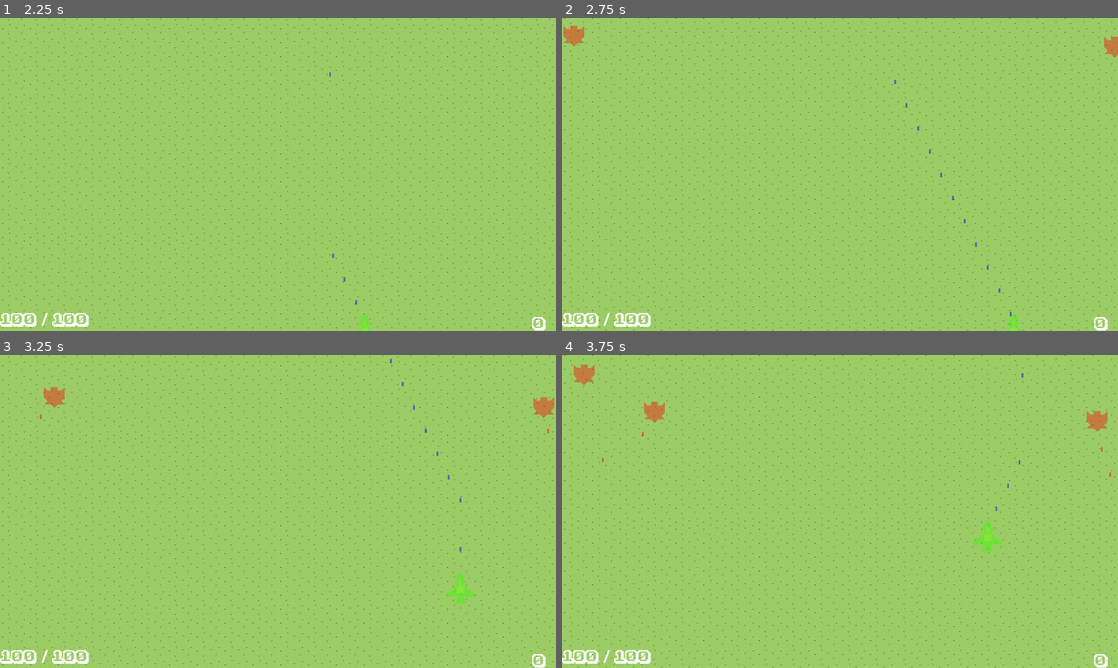
Above: before the commit, frames 1-4 (two rows, left to right).
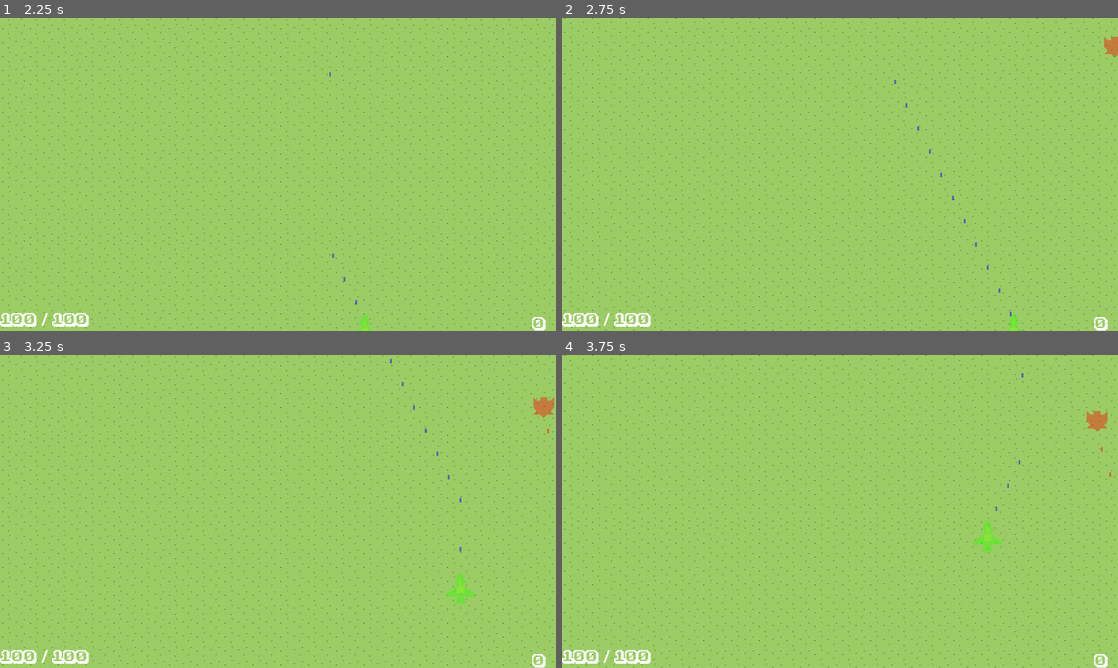
Above: after the commit, the same moments.

Repository: mmyumu/OVNI-godot
Game: Godot game, scene res://shootemup/main.tscn
Same seed, same stepped clock (60 frames per second), same inputs: the game is played once before the commit and once after it. This scene is started directly instead of the project's main scene.
Inputs (mouse positions are in pixels of both pictures, inside the frame that each line leads up to):
- Up to frame 1 (2.25 s): tap Enter at 0.5 s; move the mouse to (400, 158) at 0.52 s; hold Right (move_right) 0.53-1.28 s; hold Space (shoot) 0.53-1.28 s; click (400, 158) at 0.8 s; move the mouse to (166, 190) at 1.27 s; hold Down (move_down) 1.28-2.03 s; click (166, 190) at 1.35 s; tap Space (shoot) at 1.55 s; move the mouse to (333, 105) at 2.02 s; hold Right (move_right) from 2.03 s (still down); hold Space (shoot) from 2.03 s (still down)
- Up to frame 2 (2.75 s): keep holding Right (move_right); keep holding Space (shoot); click (895, 105) at 2.3 s
- Up to frame 3 (3.25 s): move the mouse to (250, 574) at 2.77 s; release Right (move_right) at 2.78 s; release Space (shoot) at 2.78 s; hold Up (move_up) from 2.78 s (still down); click (250, 574) at 2.85 s; tap Space (shoot) at 3.05 s
- Up to frame 4 (3.75 s): move the mouse to (1006, 558) at 3.52 s; release Up (move_up) at 3.53 s; hold Left (move_left) from 3.53 s (still down); hold Space (shoot) from 3.53 s (still down)

Frame 1 is identical in both runs. In frame 2, 0.2% of the frame differs, in the area x 0-4%, y 2-10%; in frame 3, 0.2%; in frame 4, 0.4%, in the area x 2-19%, y 3-35%.

Commit message:
Refactor bases/ships as dictionaries with uuid

Diff:
--- a/data/attack.gd
+++ b/data/attack.gd
@@ -1,5 +1,14 @@
 class_name AttackData extends Resource
 
+const uuid_util = preload('res://addons/uuid/uuid.gd')
+
+enum Status {PLANNED, ON_GOING, OVER}
+
+@export var id: String
 @export var name: String
+@export var status: Status
 @export var datetime: DatetimeData = DatetimeData.new()
 @export var location: Vector2
+
+func _init():
+	id = uuid_util.v4()
--- a/data/base.gd
+++ b/data/base.gd
@@ -6,7 +6,17 @@
 @export var name: String
 @export var location: Vector2
 @export var base_layout: BaseLayoutData = BaseLayoutData.new()
-@export var ships: Array[ShipData] = []
+@export var ships: Array[String] = []
 
 func _init():
 	id = uuid_util.v4()
+
+func get_ships():
+	var ships_to_get: Array[ShipData] = []
+	for ship_id in Saver.data.ships:
+		if ship_id in ships:
+			ships_to_get.append(Saver.data.ships[ship_id])
+	return ships_to_get
+
+func add_ship(ship: ShipData):
+	ships.append(ship.id)
--- a/data/data.gd
+++ b/data/data.gd
@@ -5,7 +5,7 @@
 @export var bases: Dictionary = {}
 @export var mastermind: MasterMindData = MasterMindData.new()
 @export var earth: EarthData = EarthData.new()
-
+@export var ships: Dictionary = {}
 
 func get_data_name():
 	if len(bases) > 0:
@@ -15,3 +15,20 @@
 
 func add_base(base: BaseData):
 	bases[base.id] = base
+
+func add_ship(ship: ShipData):
+	ships[ship.id] = ship
+
+func get_bases():
+	var bases_to_get: Array[BaseData] = []
+	for base_id in bases:
+		var base: BaseData = bases[base_id]
+		bases_to_get.append(base)
+	return bases_to_get
+
+func get_ships():
+	var ships_to_get: Array[ShipData] = []
+	for ship_id in ships:
+		var ship: ShipData = ships[ship_id]
+		ships_to_get.append(ship)
+	return ships_to_get
--- a/data/mastermind.gd
+++ b/data/mastermind.gd
@@ -2,9 +2,20 @@
 
 @export var location: Vector2
 @export var destination: Vector2
-@export var attacks_planned: Array[AttackData] = []
-@export var attacks_ongoing: Array[AttackData] = []
-@export var attacks_over: Array[AttackData] = []
+@export var attacks: Array[AttackData] = []
 
 func get_attack_number():
-	return len(attacks_planned) + len(attacks_ongoing) + len(attacks_over)
+	return len(attacks) + 1
+
+func get_attacks_planned():
+	return self._get_attacks(AttackData.Status.PLANNED)
+
+func get_attacks_ongoing():
+	return self._get_attacks(AttackData.Status.ON_GOING)
+
+func _get_attacks(status: AttackData.Status):
+	var attacks_to_get: Array[AttackData] = []
+	for attack in attacks:
+		if attack.status == status:
+			attacks_to_get.append(attack)
+	return attacks_to_get
--- a/data/ship.gd
+++ b/data/ship.gd
@@ -1,18 +1,24 @@
 class_name ShipData extends Resource
 
+const uuid_util = preload('res://addons/uuid/uuid.gd')
+
+@export var id: String
 @export var name: String = "Placeholder"
 @export var hangared: bool = true
 @export var location: Vector2 = Vector2.ZERO
 @export var attack: AttackData
 @export var rotation: float = 0.
-@export var base_id: String
+@export var base: BaseData
 @export var speed: float = 0.05
-@export var is_standing_by: bool = true
+@export var destination: Resource
+
+func _init():
+	id = uuid_util.v4()
 
 func compute_eta(destination: Vector2) -> DatetimeData:
 	var current_location = location
 	if hangared:
-		current_location = get_base().location
+		current_location = base.location
 
 	var distance = current_location.distance_to(destination)
 
@@ -33,22 +39,36 @@
 
 	return eta
 
-func get_base() -> BaseData:
-	return Saver.data.bases[base_id]
-
 func move():
 	hangared = false
-	is_standing_by = false
 
-func stands_by():
-	is_standing_by = true
+func parks():
+	print("Ship %s parks in base %s" % [name, base.name])
+	hangared = true
 
 func set_attack(attack_to_set: AttackData):
 	attack = attack_to_set
+	set_destination(attack_to_set)
+
+func get_current_destination():
+	if at_current_destination():
+		return null
+
+	return get_destination()
+
+func set_destination(destination_to_set: Resource):
+	destination = destination_to_set
 
 func get_destination():
-	if is_standing_by:
-		return null
+	if destination and "location" in destination:
+		return destination
+	return null
 
-	if attack:
-		return attack.location
+func at_destination(destination_to_check: Resource):
+	if "location" in destination_to_check:
+		return abs(location.x - destination_to_check.location.x) < 1 and abs(location.y - destination_to_check.location.y) < 1
+	return false
+
+func at_current_destination():
+	var dest = get_destination()
+	return get_destination() and at_destination(dest)
--- a/game_slots/game_slot.gd
+++ b/game_slots/game_slot.gd
@@ -15,9 +15,9 @@
 		$EmptySlot.visible = false
 		$Slot.visible = true
 
-		$Slot/MarginContainer/VBoxContainer/Name.text = Saver.get_data(slot_number).get_data_name()
+		$Slot/MarginContainer/VBoxContainer/Name.text = data.get_data_name()
 
-		var datetime: DatetimeData = Saver.get_data(slot_number).datetime
+		var datetime: DatetimeData = data.datetime
 		$Slot/MarginContainer/VBoxContainer/Date.text = datetime.get_datetime_str()
 	else:
 		$EmptySlot.visible = true
--- a/global.gd
+++ b/global.gd
@@ -1,8 +1,11 @@
 extends Node
 
 var current_base: BaseData
+var current_attack: AttackData
+var current_ship: ShipData
 var last_menu_button_path: NodePath
 var last_time_factor: float
+
 
 func get_current_base():
 	if current_base:
--- a/global/earth_layout.gd
+++ b/global/earth_layout.gd
@@ -28,14 +28,13 @@
 	mouse_pos = to_local(get_global_mouse_position())
 	$Cursor.visible = false
 
-	for base_id in Saver.data.bases:
-		var base: BaseData = Saver.data.bases[base_id]
+	for base in Saver.data.get_bases():
 		add_base(base)
 
-		for ship in base.ships:
+		for ship in base.get_ships():
 			add_ship(ship)
 
-	for attack in Saver.data.mastermind.attacks_ongoing:
+	for attack in Saver.data.mastermind.get_attacks_ongoing():
 		add_attack(attack)
 
 	if $Area2D.overlaps_area($Cursor/Area2D):
@@ -104,15 +103,16 @@
 
 func _on_new_base_dialog_confirmed(base_name):
 	var ship: ShipData = ShipData.new()
+	Saver.data.add_ship(ship)
 	ship.name = "Raptor"
 	ship.hangared = true
 
 	var base: BaseData = BaseData.new()
 	base.name = base_name
 	base.location = Vector2(to_local(last_mouse_pos))
-	base.ships.append(ship)
-
-	ship.base_id = base.id
+	base.add_ship(ship)
+
+	ship.base = base
 	ship.location = base.location
 
 	Saver.data.add_base(base)
@@ -186,7 +186,7 @@
 
 func add_ship(ship: ShipData):
 	var ship_icon = ship_icon_scene.instantiate()
-	ship_icon.name = "%s_%s_%s" % [ship_icon.name, ship.get_base().name, ship.name]
+	ship_icon.name = "%s_%s_%s" % [ship_icon.name, ship.base.name, ship.name]
 	ship_icon.set_ship(ship)
 	add_child(ship_icon)
 
--- a/global/event_info_panel.tscn
+++ b/global/event_info_panel.tscn
@@ -21,6 +21,7 @@
 shadow_offset = Vector2(3, 3)
 
 [node name="EventInfoPanel" type="Node2D"]
+z_index = 4000
 script = ExtResource("1_2o3pn")
 
 [node name="PanelContainer" type="PanelContainer" parent="."]
--- a/global/icons/base_icon.gd
+++ b/global/icons/base_icon.gd
@@ -37,11 +37,12 @@
 	for mini_icon in $VBoxContainer/MiniIcons.get_children():
 		mini_icon.queue_free()
 
-	if base and base.ships:
-		for ship in base.ships:
+	if base:
+		for ship in base.get_ships():
 			if ship.hangared:
 				var ship_mini_icon = ship_mini_icon_scene.instantiate()
 				$VBoxContainer/MiniIcons.add_child(ship_mini_icon)
+				break
 
 func _draw():
 	if highlighted:
--- a/global/main.gd
+++ b/global/main.gd
@@ -13,7 +13,6 @@
 	Input.set_mouse_mode(Input.MOUSE_MODE_VISIBLE)
 	await get_tree().create_timer(0.1).timeout
 	$GlobalMenu/BasesSubMenu.build()
-#	$GlobalMenu/EventShipsSubMenu.build()
 	$GlobalMenu.enable()
 
 func _on_day_changed(date: DatetimeData):
@@ -41,5 +40,12 @@
 	$EarthLayout.hide_event_info(ship, attack)
 
 func _on_event_ships_sub_menu_menu_object_pressed(menu_button, ship: ShipData, attack: AttackData):
-	ship.set_attack(attack)
-	ship.move()
+	if ship.at_destination(attack):
+		Global.last_time_factor = Datetimer.time_factor
+		Datetimer.time_factor = 1.
+		Global.current_attack = attack
+		Global.current_ship = ship
+		get_tree().change_scene_to_file("res://shootemup/main.tscn")
+	else:
+		ship.set_attack(attack)
+		ship.move()
--- a/global/menus/attacks_sub_menu.gd
+++ b/global/menus/attacks_sub_menu.gd
@@ -1,9 +1,9 @@
 extends SubMenu
 
-func get_menu_data() -> Array[MenuDatum]:
+func get_menu_data(parent_object: Object) -> Array[MenuDatum]:
 	var menu_data: Array[MenuDatum] = []
 
-	for attack in Saver.data.mastermind.attacks_ongoing:
+	for attack in Saver.data.mastermind.get_attacks_ongoing():
 		var menu_datum: MenuDatum = MenuDatum.new()
 		menu_datum.object = attack
 		menu_datum.button_name = attack.name
--- a/global/menus/bases_sub_menu.gd
+++ b/global/menus/bases_sub_menu.gd
@@ -3,11 +3,10 @@
 func grab_default_focus():
 	$NewBase.grab_focus()
 
-func get_menu_data() -> Array[MenuDatum]:
+func get_menu_data(parent_object: Object) -> Array[MenuDatum]:
 	var menu_data: Array[MenuDatum] = []
 
-	for base_id in Saver.data.bases:
-		var base = Saver.data.bases[base_id]
+	for base in Saver.data.get_bases():
 		var menu_datum: MenuDatum = MenuDatum.new()
 		menu_datum.object = base
 		menu_datum.button_name = base.name
--- a/global/menus/event_ships_sub_menu.gd
+++ b/global/menus/event_ships_sub_menu.gd
@@ -1,13 +1,20 @@
 extends SubMenu
 
-func get_menu_data() -> Array[MenuDatum]:
+func _ready():
+	pass
+
+func get_menu_data(parent_object: Object) -> Array[MenuDatum]:
 	var menu_data: Array[MenuDatum] = []
-	for base_id in Saver.data.bases:
-		var base = Saver.data.bases[base_id]
-		for ship in base.ships:
+	for base in Saver.data.get_bases():
+		for ship in base.get_ships():
 			var menu_datum = MenuDatum.new()
 			menu_datum.object = ship
 			menu_datum.button_name = "%s_%s" % [base.name, ship.name]
 			menu_datum.button_text = "%s: %s" % [base.name, ship.name]
+			menu_datum.font_color = Color.WHITE
+
+			if ship.at_destination(parent_object):
+				menu_datum.font_color = Color.DARK_RED
+
 			menu_data.append(menu_datum)
 	return menu_data
--- a/global/menus/global_menu.gd
+++ b/global/menus/global_menu.gd
@@ -65,7 +65,7 @@
 	Saver.save_data()
 	get_tree().change_scene_to_file("res://menu.tscn")
 
-func _on_bases_sub_menu_menu_object_pressed(menu_button: MenuObjectButton, base: BaseData, parent_object: Object):
+func _on_bases_sub_menu_menu_object_pressed(menu_button: MenuObjectButton, base: BaseData, _parent_object: Object):
 	Global.current_base = base
 	Global.last_menu_button_path = menu_button.get_path()
 	Global.last_time_factor = Datetimer.time_factor
@@ -78,8 +78,8 @@
 
 func _on_attacks_sub_menu_menu_object_pressed(menu_button, object, parent_object):
 	hide_all_menus()
-	$EventShipsSubMenu.build()
-	$EventShipsSubMenu.display(object)
+	$EventShipsSubMenu.build(object)
+	$EventShipsSubMenu.display()
 
 func _on_bases_sub_menu_back_pressed():
 	display_root_menu()
--- a/global/menus/sub_menu.gd
+++ b/global/menus/sub_menu.gd
@@ -15,23 +15,25 @@
 func _ready():
 	build()
 
-func display(parent_object_to_set: Object = null):
-	parent_object = parent_object_to_set
+func display():
 	show()
 	grab_default_focus()
 
-func get_menu_data() -> Array[MenuDatum]:
+func get_menu_data(parent_object: Object) -> Array[MenuDatum]:
 	return []
 
 func grab_default_focus():
-	first_button.grab_focus()
+	if first_button:
+		first_button.grab_focus()
 
-func build():
+func build(parent_object_to_set: Object = null):
+	parent_object = parent_object_to_set
 	var previous_menu_button: Button
 	first_button = $Back
 
 	var i = 0
-	for datum in self.get_menu_data():
+	for datum in self.get_menu_data(parent_object):
+		var create_child = false
 		var menu_object_button = find_child(datum.button_name, true, false)
 		if not menu_object_button:
 			menu_object_button = menu_object_button_scene.instantiate()
@@ -42,6 +44,13 @@
 			menu_object_button.menu_object_focus_entered.connect(_on_menu_object_focus_entered)
 			menu_object_button.menu_object_focus_exited.connect(_on_menu_object_focus_exited)
 
+			create_child = true
+
+		if datum.font_color:
+			menu_object_button.set("theme_override_colors/font_color", datum.font_color)
+			menu_object_button.set("theme_override_colors/font_focus_color", datum.font_color)
+
+		if create_child:
 			add_child(menu_object_button)
 			move_child(menu_object_button, i + menu_offset)
 
--- a/global/new_base_dialog.gd
+++ b/global/new_base_dialog.gd
@@ -48,8 +48,7 @@
 		$CanvasLayer/VBoxContainer/ErrorLabel.text = "Please choose a base name"
 		return false
 
-	for base_id in Saver.data.bases:
-		var base = Saver.data.bases[base_id]
+	for base in Saver.data.get_bases():
 		if base.name.to_lower() == $CanvasLayer/VBoxContainer/LineEdit.text.to_lower():
 			$CanvasLayer/VBoxContainer/ErrorLabel.text = "Base name already exists"
 			return false
--- a/project.godot
+++ b/project.godot
@@ -12,7 +12,7 @@
 
 config/name="Ovni"
 run/main_scene="res://menu.tscn"
-config/features=PackedStringArray("4.1", "Forward Plus")
+config/features=PackedStringArray("4.2", "Forward Plus")
 config/icon="res://icon.svg"
 
 [autoload]
--- a/saver.gd
+++ b/saver.gd
@@ -42,15 +42,18 @@
 func erase_data(index):
 	if index >= 0 and index < len(slots):
 		var dir = DirAccess.open(root_folder)
+		print("Trying to remove %s" % slots[index])
 		if dir and dir.file_exists(slots[index]):
 			dir.remove(slots[index])
+			print("%s removed" % slots[index])
 
 func save_data_to_filename(data_to_save, filename):
 	var result = ResourceSaver.save(data_to_save, filename)
 	assert(result == OK)
 
 func get_data_from_filename(file_name):
-	if ResourceLoader.exists(file_name):
+	if FileAccess.file_exists(file_name) and ResourceLoader.exists(file_name):
+		print("Loading data from %s" % file_name)
 		var loaded_data = ResourceLoader.load(file_name)
 		if loaded_data is Data:
 			return loaded_data
--- a/shootemup/levels/scenarios/scenario01.gd
+++ b/shootemup/levels/scenarios/scenario01.gd
@@ -1,6 +1,4 @@
-extends Scenario
-
-var step: float = -1
+extends SteppedScenario
 
 func _ready():
 	super._ready()
@@ -29,13 +27,3 @@
 	elif step == 2.5:
 		if $FighterSpawnerTop.is_depleted() and $FighterSpawnerLeft.is_depleted() and $FighterSpawnerRight.is_depleted():
 			scenario_completed.emit()
-
-func start():
-	set_step(0)
-
-func stop():
-	pass
-
-func set_step(step_number):
-	step = step_number
-	print("Scenario: %s -> set step to %s" % [name, step])
--- /dev/null
+++ b/shootemup/levels/scenarios/scenario_debug.gd
@@ -0,0 +1,14 @@
+extends SteppedScenario
+
+func _ready():
+	super._ready()
+
+func _process(delta):
+	super._process(delta)
+
+	if step == 0:
+		$FighterSpawnerRight.start()
+		set_step(0.5)
+	elif step == 0.5:
+		if $FighterSpawnerRight.is_depleted():
+			scenario_completed.emit()
--- /dev/null
+++ b/shootemup/levels/scenarios/scenario_debug.tscn
@@ -0,0 +1,17 @@
+[gd_scene load_steps=6 format=3 uid="uid://b465uy2qffjq7"]
+
+[ext_resource type="Script" path="res://shootemup/levels/scenarios/scenario_debug.gd" id="1_klg3f"]
+[ext_resource type="PackedScene" uid="uid://vtfrt2arq76r" path="res://shootemup/levels/spawners/spawner.tscn" id="2_f04cl"]
+[ext_resource type="PackedScene" uid="uid://16f74as41n6i" path="res://shootemup/units/enemies/fighter_enemy.tscn" id="3_aaof8"]
+[ext_resource type="PackedScene" uid="uid://ctcqt23i86kfk" path="res://shootemup/units/enemies/burst_fighter_enemy.tscn" id="4_etyhk"]
+[ext_resource type="PackedScene" uid="uid://yj50gy0yj403" path="res://shootemup/levels/spawners/single_spawner_behavior.tscn" id="5_ba7kh"]
+
+[node name="Scenario01" type="Node2D"]
+script = ExtResource("1_klg3f")
+
+[node name="FighterSpawnerRight" parent="." instance=ExtResource("2_f04cl")]
+position = Vector2(1312, -100)
+polygon = PackedVector2Array(0, -4, 100, -4, 100, 100, 0, 100)
+enemies_scenes = Array[PackedScene]([ExtResource("3_aaof8"), ExtResource("4_etyhk")])
+
+[node name="SingleSpawnerBehavior" parent="FighterSpawnerRight" instance=ExtResource("5_ba7kh")]
--- /dev/null
+++ b/shootemup/levels/scenarios/stepped_scenario.gd
@@ -0,0 +1,10 @@
+class_name SteppedScenario extends Scenario
+
+var step: float = -1
+
+func start():
+	set_step(0)
+
+func set_step(step_number):
+	step = step_number
+	print("Scenario: %s -> set step to %s" % [name, step])
--- a/shootemup/levels/spawners/spawner.gd
+++ b/shootemup/levels/spawners/spawner.gd
@@ -69,10 +69,9 @@
 	return is_over() and len(get_enemies()) == 0
 
 func get_enemies():
-	var valid_enemies = []
+	var valid_enemies: Array[Node] = []
 	for enemy in current_enemies:
 		if is_instance_valid(enemy):
 			valid_enemies.append(enemy)
-		else:
-			current_enemies.erase(enemy)
+	current_enemies = valid_enemies
 	return valid_enemies
--- a/shootemup/main.gd
+++ b/shootemup/main.gd
@@ -16,7 +16,8 @@
 	var background_texture: Texture = background_textures[randi() % background_textures.size()]
 	$Level/Background.set_texture(background_texture)
 
-	var scenario_scene: PackedScene = scenario_scenes[randi() % scenario_scenes.size()]
+	# TODO: get scenario from global infos/attack
+	var scenario_scene: PackedScene = preload("res://shootemup/levels/scenarios/scenario_debug.tscn")
 	var scenario = scenario_scene.instantiate()
 	$Level.set_scenario(scenario)
 
@@ -94,8 +95,10 @@
 	return spawned_enemies
 
 func stage_completed():
-		$HUD/StageCompletedLabel.show()
-		$Player.invulnerable = true
+	$HUD/StageCompletedLabel.show()
+	$Player.invulnerable = true
 
-		await get_tree().create_timer(2.0).timeout
-		get_tree().change_scene_to_file("res://global/main.tscn")
+	Global.current_attack.status = AttackData.Status.OVER
+
+	await get_tree().create_timer(2.0).timeout
+	get_tree().change_scene_to_file("res://global/main.tscn")
--- a/util/mastermind.gd
+++ b/util/mastermind.gd
@@ -16,16 +16,13 @@
 
 func start_attacks():
 	var to_be_deleted = []
-	for attack_planned in Saver.data.mastermind.attacks_planned:
+	for attack_planned in Saver.data.mastermind.get_attacks_planned():
 		if Saver.data.datetime.timestamp > attack_planned.datetime.timestamp:
 			to_be_deleted.append(attack_planned)
 			attack_planned.location = _get_random_earth_position_around_mothership()
+			attack_planned.status = AttackData.Status.ON_GOING
+			attack_spawned.emit(attack_planned)
 			print("Mothership: attack planned at %s now spawns at %s" % [attack_planned.datetime.get_datetime_str(), attack_planned.location])
-
-	for attack in to_be_deleted:
-		Saver.data.mastermind.attacks_planned.erase(attack)
-		Saver.data.mastermind.attacks_ongoing.append(attack)
-		attack_spawned.emit(attack)
 
 func move(delta):
 	if not Saver.data.mastermind.destination:
@@ -66,9 +63,10 @@
 
 func _on_day_changed(date: DatetimeData):
 	var attack_planned: AttackData = AttackData.new()
+	attack_planned.status = AttackData.Status.PLANNED
 	attack_planned.name = "Attack %s" % Saver.data.mastermind.get_attack_number()
 	attack_planned.datetime = DatetimeData.new(date.timestamp + rng.randi_range(3600, 86400))
-	Saver.data.mastermind.attacks_planned.append(attack_planned)
+	Saver.data.mastermind.attacks.append(attack_planned)
 	print("Attack planned at %s" % attack_planned.datetime.get_datetime_str())
 
 func _get_random_earth_position():
--- a/util/menu_datum.gd
+++ b/util/menu_datum.gd
@@ -4,3 +4,4 @@
 var object: Object
 var button_name: String
 var button_text: String
+var font_color: Color
--- a/util/ships.gd
+++ b/util/ships.gd
@@ -1,27 +1,39 @@
 extends Node
 
 
+signal ship_reached_attack(attack: AttackData)
+
 func _process(delta):
+	check_destination()
 	move(delta)
 
+func check_destination():
+	for base in Saver.data.get_bases():
+		for ship in base.get_ships():
+			if ship.attack and ship.attack.status == AttackData.Status.OVER:
+				ship.attack = null
+				ship.set_destination(base)
+
 func move(delta):
-	for base_id in Saver.data.bases:
-		var base: BaseData = Saver.data.bases[base_id]
-		for ship in base.ships:
-			move_ship(ship, delta)
+	for ship in Saver.data.get_ships():
+		move_ship(ship, delta)
 
 func move_ship(ship: ShipData, delta):
-	if not ship.get_destination():
+	if not ship.get_current_destination():
 		return
 
-	if abs(ship.location.x - ship.get_destination().x) < 1 and abs(ship.location.y - ship.get_destination().y) < 1:
-		print("Ship: reached destination %s at %s" % [ship.get_destination(), Saver.data.datetime.get_datetime_str()])
-		ship.stands_by()
+	var final_delta = delta * Datetimer.time_factor * ship.speed
+	ship.location = ship.location.move_toward(ship.get_current_destination().location, final_delta)
+
+	if ship.at_current_destination():
+		print("Ship: reached destination %s at %s" % [ship.destination, Saver.data.datetime.get_datetime_str()])
+
+		if ship.destination is AttackData:
+			ship_reached_attack.emit(ship.attack)
+		elif ship.destination is BaseData:
+			ship.parks()
 	else:
-		var final_delta = delta * Datetimer.time_factor * ship.speed
-		ship.location = ship.location.move_toward(ship.get_destination(), final_delta)
-
-		var v = ship.location - ship.get_destination()
+		var v = ship.location - ship.get_current_destination().location
 		var angle = v.angle() - PI/2
 
 		# We do not need to use final_delta here because the rotation does not matter on the game, it is just visual
Not shown, changed: addons/uuid/uuid.gd
